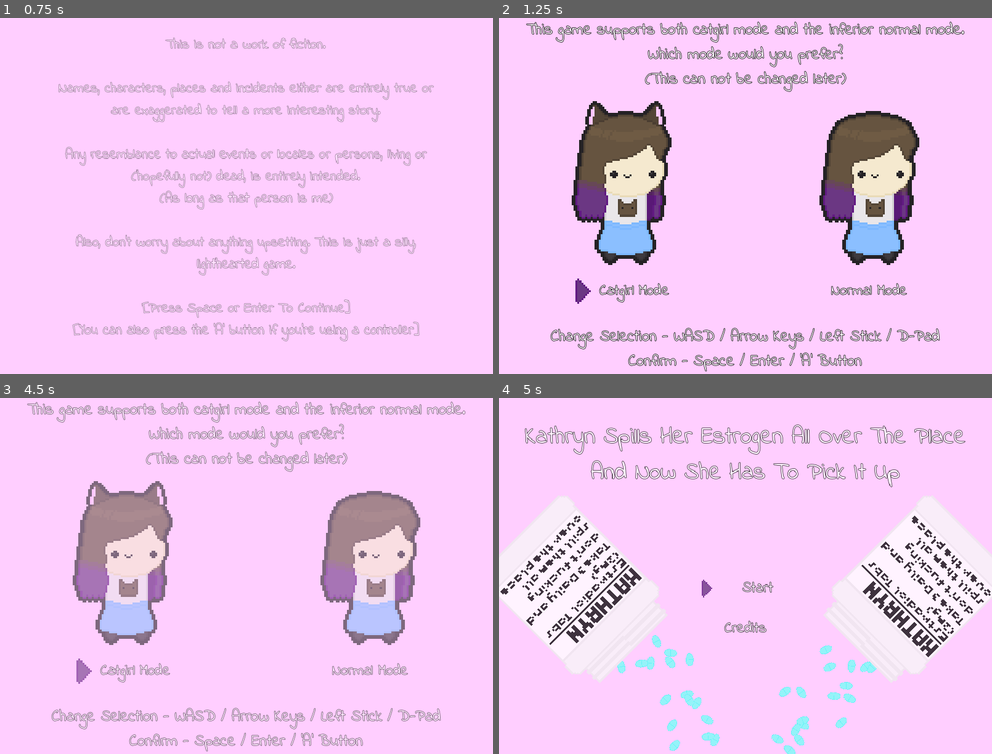
Above: before the commit, frames 1-4 (two rows, left to right).
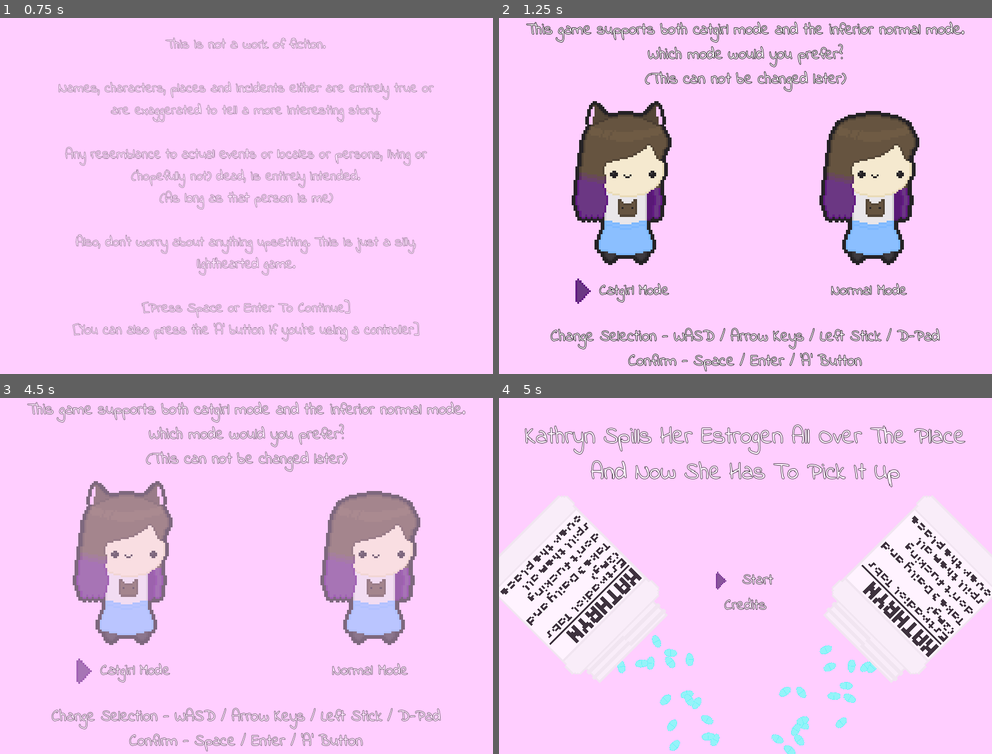
Above: after the commit, the same moments.

Repository: KittyMcTophat/Kathryn-Spills-Her-Estrogen
Game: Godot game, scene res://disclaimer.tscn
The game is run twice, just before and just after one commit, with the same random seed, the same clock (stepped at 60 frames per second) and the same inputs.
Inputs (mouse positions are in pixels of both pictures, inside the frame that each line leads up to):
- Up to frame 1 (0.75 s): tap Enter at 0.5 s
- Up to frame 2 (1.25 s): no input
- Up to frame 3 (4.5 s): click (123, 672) at 2.02 s; click (123, 672) at 2.77 s; click (123, 672) at 3.52 s; tap Space at 4.25 s
- Up to frame 4 (5 s): no input

Frame 1 is identical in both runs. In frame 2, 0.3% of the frame differs, in the area x 15-83%, y 43-50%; in frame 3, 0.3%; in frame 4, 0.6%, in the area x 41-56%, y 48-66%.

Commit message:
Minor Changes (See Description)
- Added fade_to_scene_path() to Global
- Updated to Godot 4.1
- Made title screen buttons smaller
- Switched from .piskel files to .ase

Diff:
--- a/Autoloads/Global.gd
+++ b/Autoloads/Global.gd
@@ -15,6 +15,9 @@
 	fade_color_rect.color = Color.TRANSPARENT;
 	canv_layer.add_child(fade_color_rect);
 	fade_color_rect.set_anchors_preset(Control.PRESET_FULL_RECT, true);
+
+func fade_to_scene_path(scene : String, fade_color : Color = Color("#ffceff"), time : float = 0.75) -> void:
+	fade_to_scene(load(scene), fade_color, time);
 
 func fade_to_scene(scene : PackedScene, fade_color : Color = Color("#ffceff"), time : float = 0.75) -> void:
 	pause_stuff();
--- a/catgirl_mode_select.tscn
+++ b/catgirl_mode_select.tscn
@@ -1,8 +1,7 @@
-[gd_scene load_steps=9 format=3 uid="uid://bgiob4utycwfl"]
+[gd_scene load_steps=10 format=3 uid="uid://bgiob4utycwfl"]
 
 [ext_resource type="FontFile" uid="uid://d1iijmc5ntu0a" path="res://Fonts/Indie Flower/IndieFlower-Regular.ttf" id="1_gi7xw"]
-[ext_resource type="Texture2D" uid="uid://cimksmtnvmx50" path="res://Characters/Kathryn/Kathryn_Ears_Still.png" id="1_ufx7q"]
-[ext_resource type="Texture2D" uid="uid://ww7fswy3y4qg" path="res://Characters/Kathryn/Kathryn_NoEars_Still.png" id="2_gm1xm"]
+[ext_resource type="Texture2D" uid="uid://dnewahpmbbp6r" path="res://Characters/Kathryn/Kathryn.png" id="2_1nvxb"]
 [ext_resource type="PackedScene" uid="uid://batba6ymaw1ng" path="res://title_screen.tscn" id="3_dl6y3"]
 [ext_resource type="Texture2D" uid="uid://dgreu4xep0yyt" path="res://UI/Catgirl Mode Selector Arrow.png" id="3_f8q6f"]
 
@@ -11,6 +10,10 @@
 font_size = 32
 outline_size = 4
 outline_color = Color(0, 0, 0, 1)
+
+[sub_resource type="AtlasTexture" id="AtlasTexture_4jc8t"]
+atlas = ExtResource("2_1nvxb")
+region = Rect2(52, 0, 52, 86)
 
 [sub_resource type="GDScript" id="GDScript_dimbb"]
 script/source = "extends Button
@@ -28,6 +31,10 @@
 font_size = 30
 outline_size = 4
 outline_color = Color(0, 0, 0, 1)
+
+[sub_resource type="AtlasTexture" id="AtlasTexture_bwsn5"]
+atlas = ExtResource("2_1nvxb")
+region = Rect2(0, 0, 52, 86)
 
 [node name="Catgirl Mode Select" type="Control"]
 layout_mode = 3
@@ -80,7 +87,7 @@
 custom_minimum_size = Vector2(208, 344)
 layout_mode = 2
 size_flags_vertical = 10
-texture = ExtResource("1_ufx7q")
+texture = SubResource("AtlasTexture_4jc8t")
 stretch_mode = 5
 
 [node name="Button" type="Button" parent="ColorRect/VBoxContainer/HBoxContainer/Catgirl Mode"]
@@ -124,7 +131,7 @@
 custom_minimum_size = Vector2(208, 344)
 layout_mode = 2
 size_flags_vertical = 10
-texture = ExtResource("2_gm1xm")
+texture = SubResource("AtlasTexture_bwsn5")
 stretch_mode = 5
 
 [node name="Button" type="Button" parent="ColorRect/VBoxContainer/HBoxContainer/Normal Mode"]
--- a/project.godot
+++ b/project.godot
@@ -12,7 +12,7 @@
 
 config/name="Kathryn Spills Her Estrogen All Over The Place And Now She Has To Pick It Up"
 run/main_scene="res://disclaimer.tscn"
-config/features=PackedStringArray("4.0", "GL Compatibility")
+config/features=PackedStringArray("4.1", "GL Compatibility")
 boot_splash/bg_color=Color(1, 0.807843, 1, 1)
 config/icon="res://icon.svg"
 
--- a/title_screen.tscn
+++ b/title_screen.tscn
@@ -64,14 +64,14 @@
 
 [node name="VBoxContainer" type="VBoxContainer" parent="CanvasLayer/Control"]
 layout_mode = 1
-anchors_preset = 8
+anchors_preset = -1
 anchor_left = 0.5
 anchor_top = 0.5
 anchor_right = 0.5
 anchor_bottom = 0.5
-offset_left = -104.0
-offset_right = 104.0
-offset_bottom = 164.0
+offset_left = -75.0
+offset_right = 75.0
+offset_bottom = 100.0
 grow_horizontal = 2
 grow_vertical = 2
 
@@ -107,7 +107,7 @@
 
 [node name="Button2" type="Button" parent="CanvasLayer/Control/VBoxContainer"]
 self_modulate = Color(1, 1, 1, 0)
-custom_minimum_size = Vector2(208, 48)
+custom_minimum_size = Vector2(150, 48)
 layout_mode = 2
 size_flags_vertical = 6
 
Binary file added: Characters/Kathryn/Kathryn.ase
Binary file added: Characters/Kathryn/Kathryn.png
Not shown, changed: Characters/Kathryn/Kathryn.png.import
Binary file removed: Characters/Kathryn/Kathryn_Ears_Still.png
Not shown, removed: Characters/Kathryn/Kathryn_Ears_Still.png.import
Binary file removed: Characters/Kathryn/Kathryn_Ears_Walking.png
Not shown, removed: Characters/Kathryn/Kathryn_Ears_Walking.png.import
Binary file removed: Characters/Kathryn/Kathryn_NoEars_Still.png
Binary file removed: Characters/Kathryn/Kathryn_NoEars_Walking.png
Not shown, removed: Characters/Kathryn/Kathryn_NoEars_Walking.png.import
Not shown, removed: Characters/Kathryn/Kathryn_Ears_Still.piskel
Not shown, removed: Characters/Kathryn/Kathryn_Ears_Walking.piskel
(and 2 more such lines)
